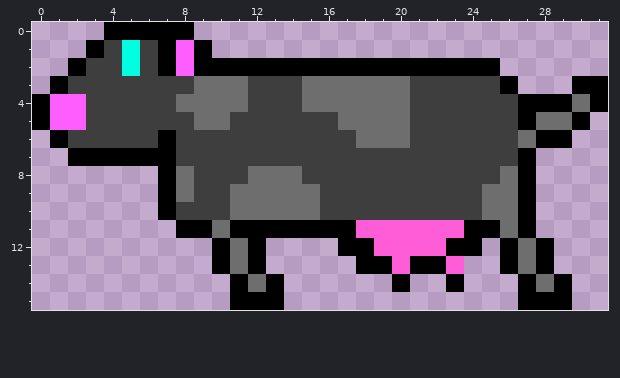
One commit to this pixel-art sprite: OLD/client/resources/images/player/cowLT1.png. This is how it looked before the edit.
The file is 32x16 pixels.
The same view after the edit:
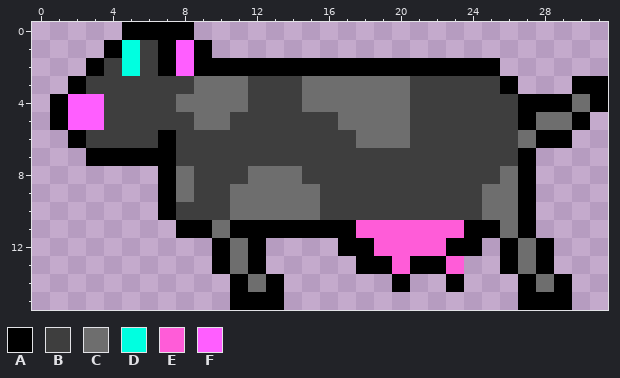
Palette (. is transparent): A #000000  B #3e3e3e  C #6e6e6e  D #00ffe0  E #ff5cd8  F #ff5eff
Diff:
@@ x 0..6 @@
- 0 ....AAA
- 1 ...ABDB
- 2 ..ABBDB
- 3 .ABBBBB
- 4 AFFBBBB
- 5 AFFBBBB
- 6 .ABBBBB
- 7 ..AAAAA
+ 0 .....AA
+ 1 ....ADB
+ 2 ...ABDB
+ 3 ..ABBBB
+ 4 .AFFBBB
+ 5 .AFFBBB
+ 6 ..ABBBB
+ 7 ...AAAA
  8 .......
Changed places in both pictures, as pixel boxes (x1, y1, x2, y2):
changed: (32, 22, 122, 166)
